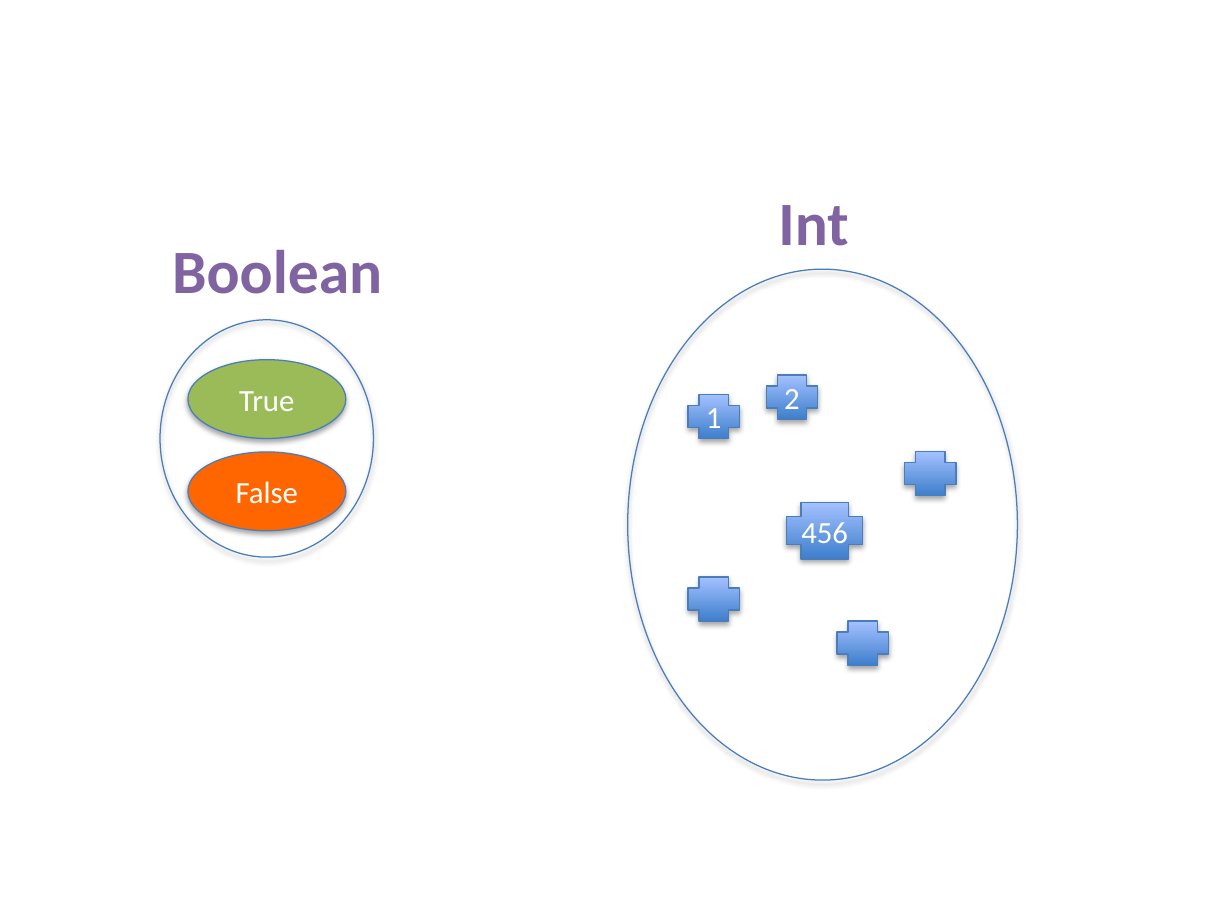
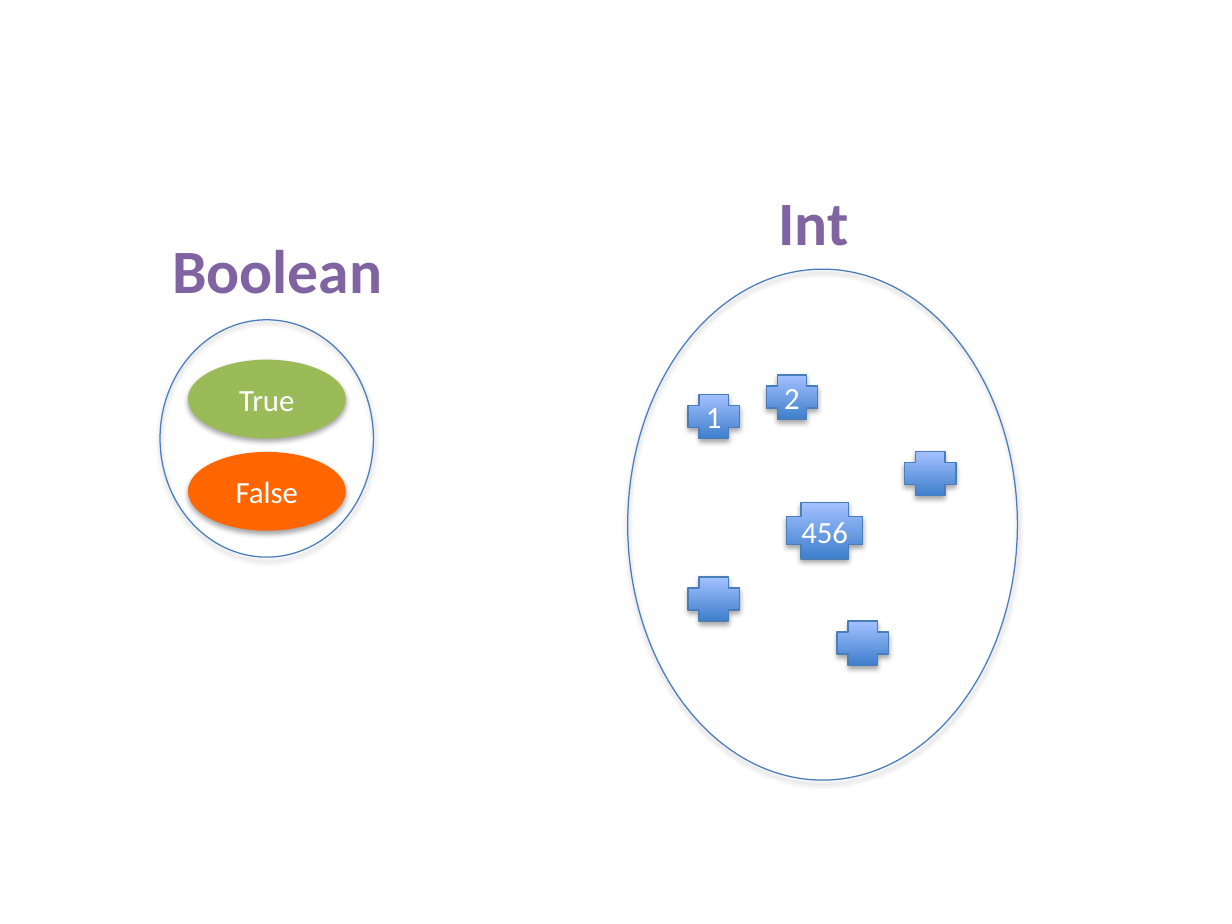
Before and after one commit to fp-tower/foundations, a slide deck: slide 1 of Diagrams.pptx. Drawn at 1232x924 pixels with LibreOffice and Linux fonts; fonts in the diff are those of the drawing. Boxes give left, top, right and bottom in pixels: in the first picture for what was removed or moved away, otherwise in the second. Text is boxed around its words. In the diff, an @@ line names an element or a change of style, - is before the commit and + after.

```diff
--- a/Diagrams.pptx
+++ b/Diagrams.pptx
@@ ellipse "True" at [188,360,346,439]: outline #4B7EBC 0.75 pt to none @@
@@ ellipse "False" at [188,452,346,531]: outline #4B7EBC 0.75 pt to none @@
```
Also in this commit, not shown: 3 other slides changed, 9 slides added, 13 other files.
